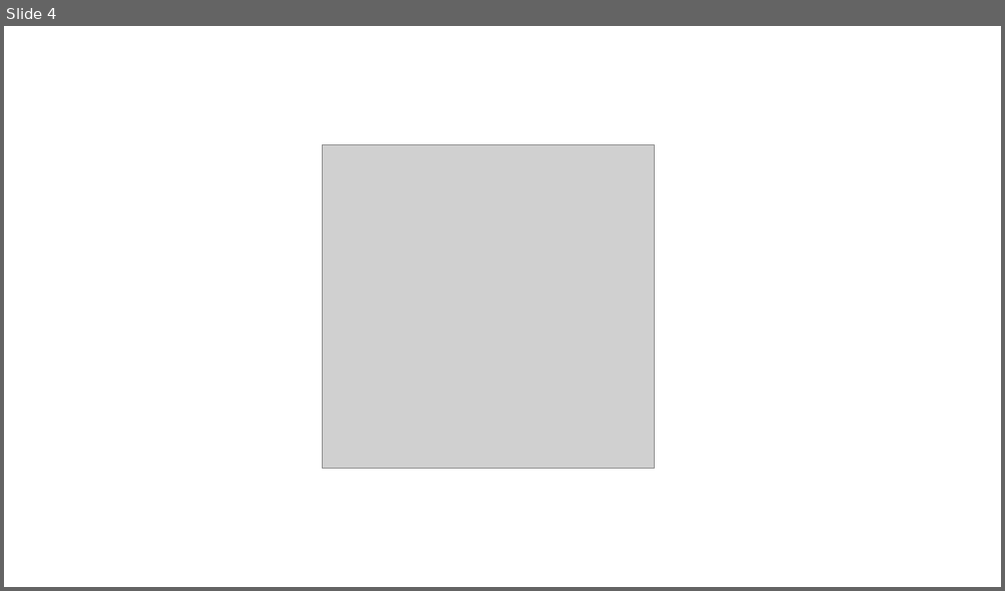
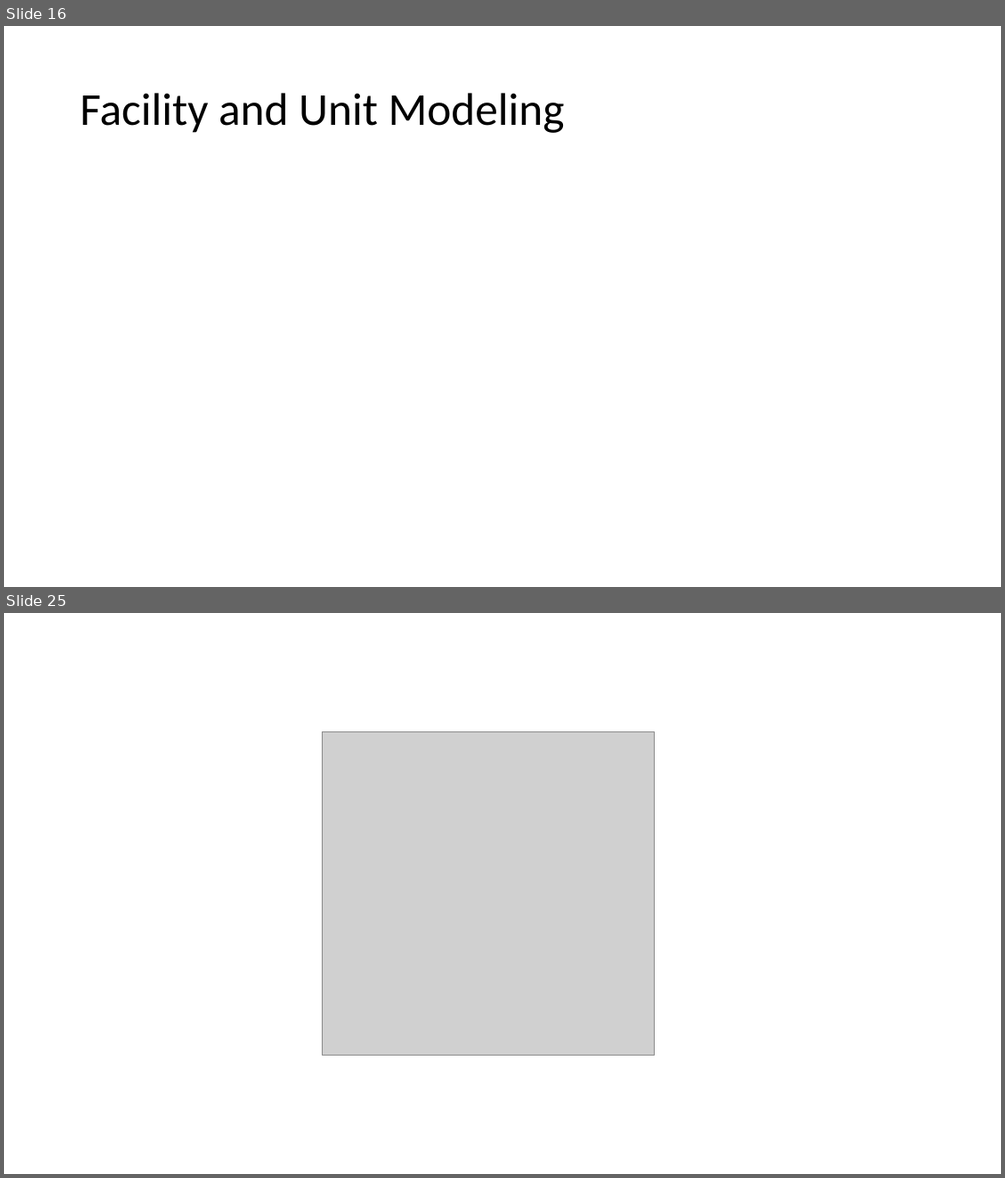
Before and after one commit to aasiaeet/SCH, a slide deck: doc/img/images.pptx. Shown one above the other, each under a label of ours: slide 4 before the commit, slides 16 and 25 after it; the slides between them are not shown. The pictures are 1005x591 and 1005x1178 pixels, drawn with LibreOffice and Linux fonts; fonts in the diff are those of the drawing; grey boxes stand for pictures. Boxes give left, top, right and bottom in pixels: in the first picture for what was removed or moved away, otherwise in the second. Text is boxed around its words. In the diff, an @@ line names an element or a change of style, - is before the commit and + after.

```diff
--- a/doc/img/images.pptx
+++ b/doc/img/images.pptx
@@ slide 16 added at [4,26,1001,587], background #FFFFFF @@
@@ title added at [80,93,565,133], 44 pt, text #000000 @@
+Facility and Unit Modeling
@@ what was slide 4 is now slide 25 @@
```
Also in this commit, not shown: 22 other slides added, 2 slides removed, 16 other files.
